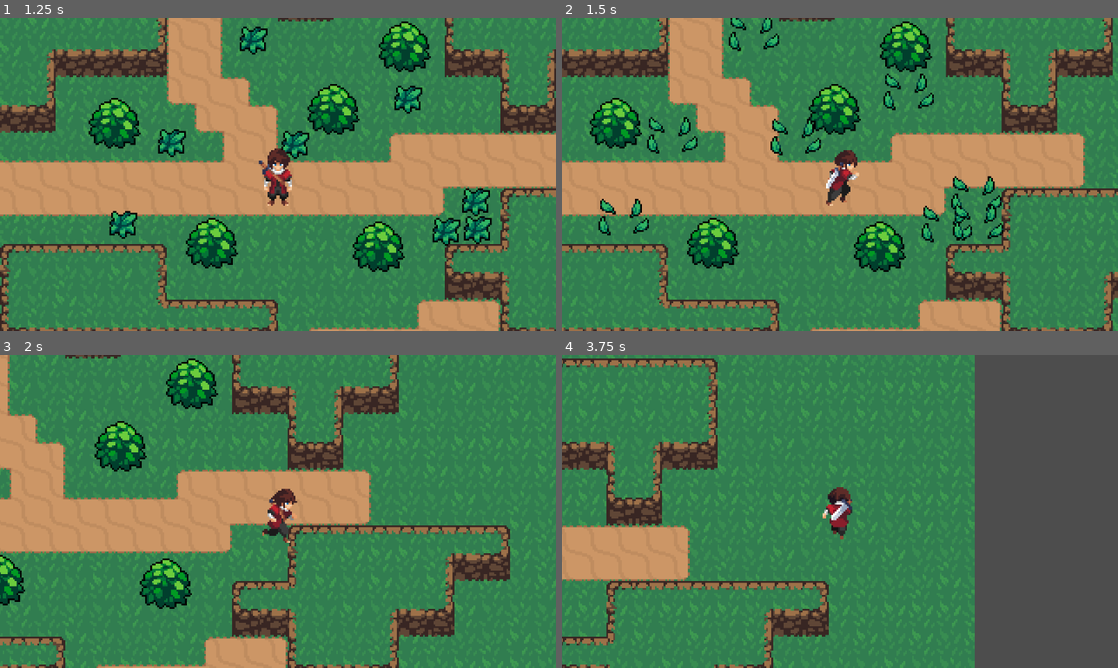
Above: before the commit, frames 1-4 (two rows, left to right).
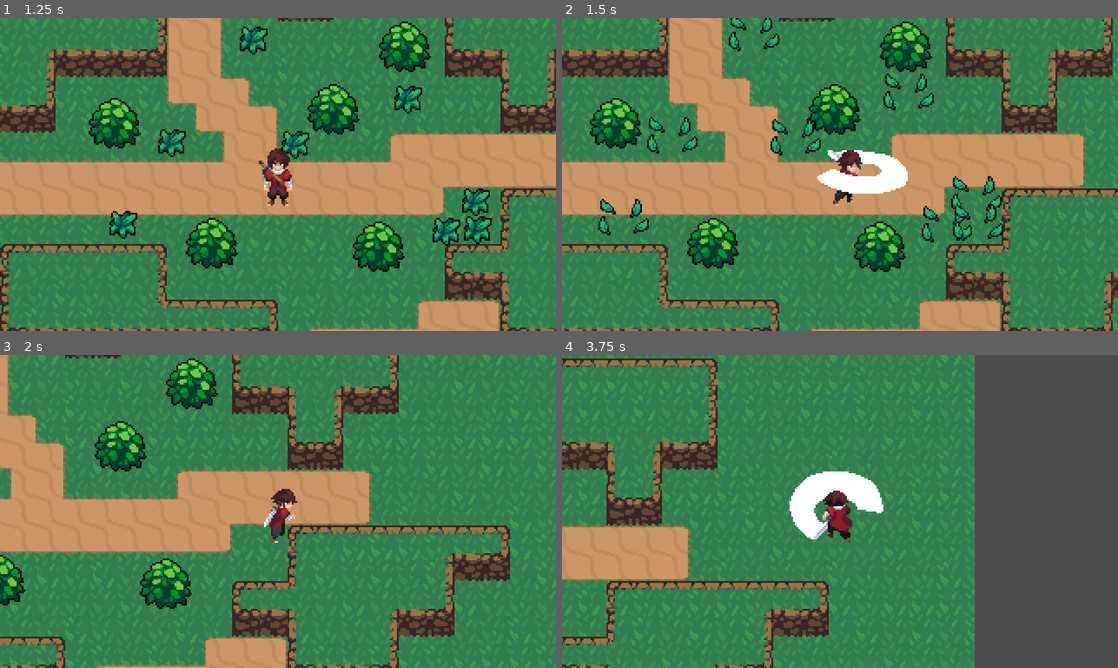
Above: after the commit, the same moments.

Repository: MisterBaiter/bobabobek
Game: Godot game, scene res://menu.tscn
Two runs of this game, one before a commit and one after it. Both use one fixed random seed, a clock stepped at 60 frames per second and the inputs below.
Inputs (mouse positions are in pixels of both pictures, inside the frame that each line leads up to):
- Up to frame 1 (1.25 s): click "Start" at 0.5 s
- Up to frame 2 (1.5 s): move the mouse to (962, 158) at 1.27 s; hold Right (ui_right) from 1.28 s (still down); click (962, 158) at 1.35 s
- Up to frame 3 (2 s): keep holding Right (ui_right)
- Up to frame 4 (3.75 s): move the mouse to (728, 527) at 2.02 s; release Right (ui_right) at 2.03 s; hold Down (ui_down) 2.03-2.78 s; click (728, 527) at 2.1 s; move the mouse to (895, 442) at 2.77 s; hold Right (ui_right) 2.78-3.53 s; click (895, 442) at 2.85 s; move the mouse to (812, 574) at 3.52 s; hold Up (ui_up) from 3.53 s (still down); click (812, 574) at 3.6 s

Frame 1 is identical in both runs. In frame 2, 1.6% of the frame differs, in the area x 45-63%, y 42-60%; in frame 3, 0.4%; in frame 4, 2.3%, in the area x 40-58%, y 37-60%.

Commit message:
Utok prvni cast
zatim bugly kurvaa

Diff:
--- a/Player/srac.gd
+++ b/Player/srac.gd
@@ -9,7 +9,7 @@
 var is_attacking: bool = false
 
 var speed: int =  175
-var attack_cooldown := 0.3
+var attack_cooldown := 0.5
 var attack_timer := 0.0
 
 # při spuštění:
@@ -58,27 +58,36 @@
 		sprite_frames.add_frame(anim_name, atlas, frame_duration)
 
 func _physics_process(delta):
+	if is_attacking:
+		attack_timer -= delta
+		if attack_timer <= 0:
+			is_attacking = false
+
 	# Input směru
 	var input_direction = Vector2.ZERO
-	input_direction.x = Input.get_axis("ui_left", "ui_right")
-	input_direction.y = Input.get_axis("ui_up", "ui_down")
+	if not is_attacking:
+		input_direction.x = Input.get_axis("ui_left", "ui_right")
+		input_direction.y = Input.get_axis("ui_up", "ui_down")
 
-	if input_direction.length() > 0:
-		input_direction = input_direction.normalized()
+		if input_direction.length() > 0:
+			input_direction = input_direction.normalized()
 
-	velocity = input_direction * speed
+		velocity = input_direction * speed
+
+	if Input.is_action_just_pressed("ui_attack") and not is_attacking:
+			is_attacking = true
+			attack_timer = attack_cooldown
+			#velocity = Vector2.ZERO
 
 	update_animation(input_direction)
-
-	# pohyb postavy
-	move_and_slide()
+	move_and_slide() # pohyb postavy
 
 func update_animation(input_direction: Vector2):
 	# Determine direction
 	var new_direction = current_direction
 	var new_is_moving = input_direction.length() > 0
 
-	if new_is_moving:
+	if new_is_moving and not is_attacking: #Updatne jen když neutočí jinak to zase nebude fumgovat retarde
 		# Prioritize horizontal movement for left/right, otherwise use vertical
 		if abs(input_direction.x) > abs(input_direction.y):
 			new_direction = Direction.RIGHT if input_direction.x > 0 else Direction.LEFT
@@ -89,6 +98,7 @@
 	if new_direction != current_direction or new_is_moving != is_moving:
 		current_direction = new_direction
 		is_moving = new_is_moving
+
 		play_current_animation()
 
 func play_current_animation():
@@ -107,9 +117,11 @@
 			direction_name = "right"
 
 	# vybere animaci na základě směru a akce
-	if is_moving:
-		animation_name = "run_" + direction_name  # Changed from "walk_" to "run_" to match your animations
-	else:
+	if is_attacking: #nejvyšší priorita akce
+		animation_name = "attack_" + direction_name
+	elif is_moving: #střední priorita akce
+		animation_name = "run_" + direction_name
+	else: #nejžší priorita akce
 		animation_name = "idle_" + direction_name
 
 	# přehraje animaci
